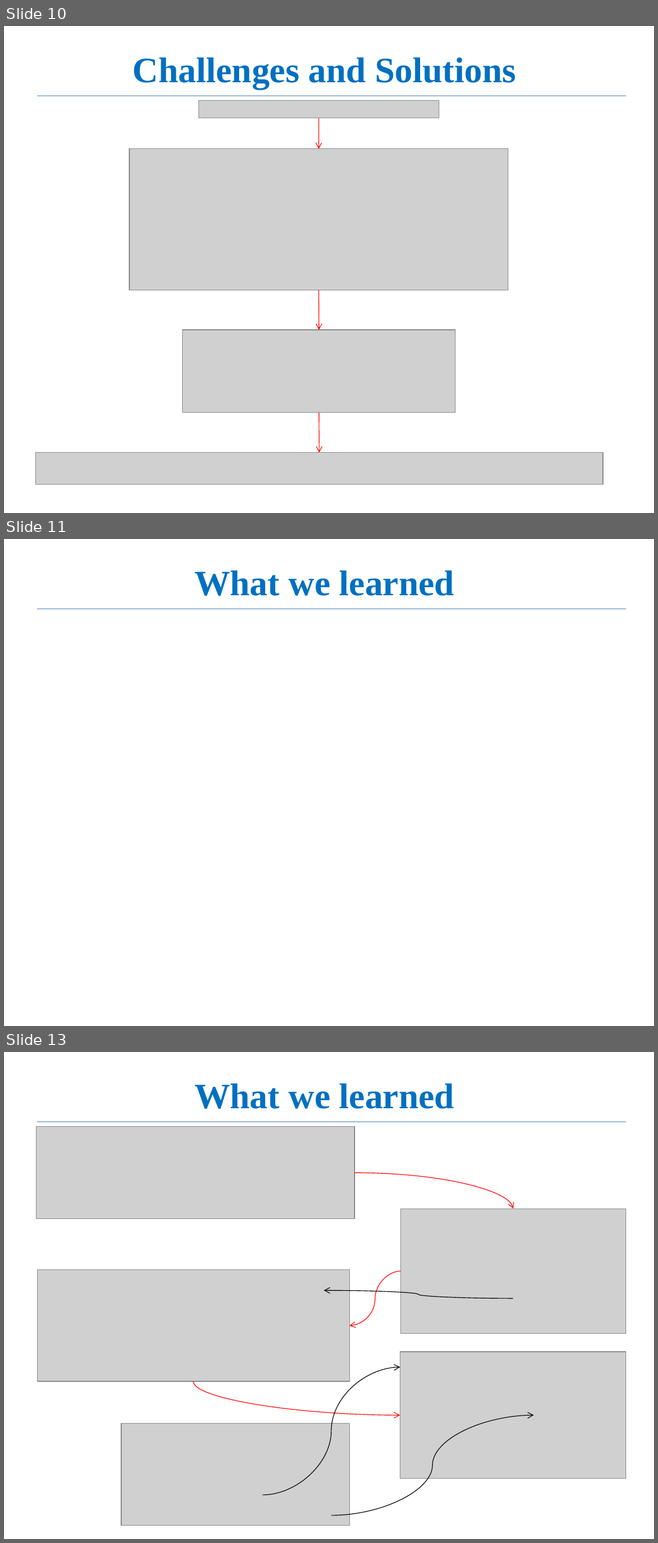
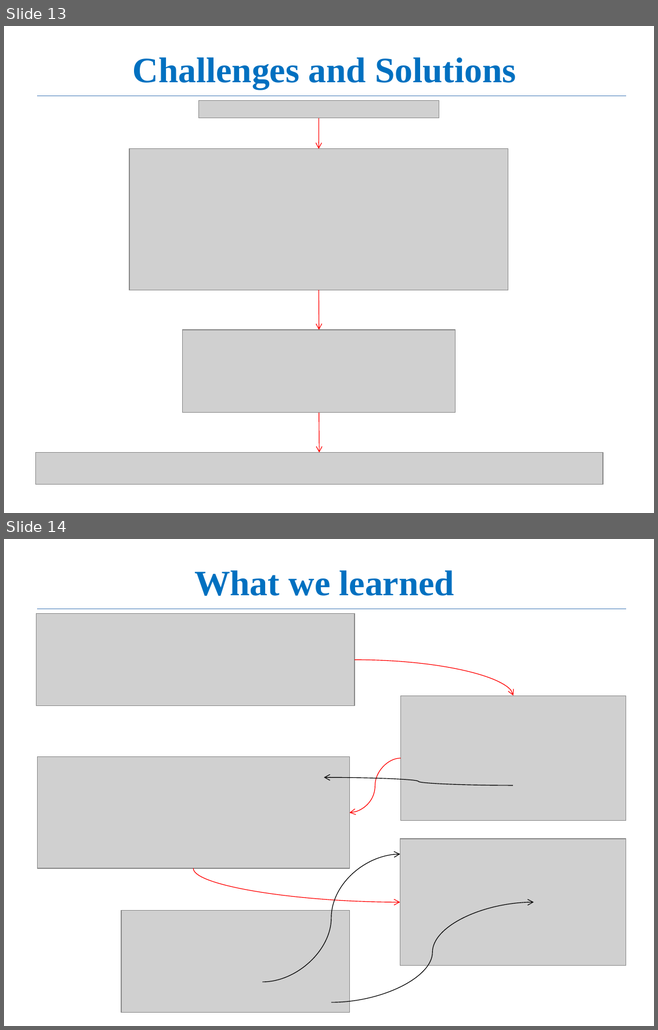
Before and after one commit to yassiejoon/PHPOnlineManagementSystem, a slide deck: documents/php_ofms.pptx. Shown one above the other, each under a label of ours: slides 10, 11 and 13 before the commit, slides 13 and 14 after it; the slides between them are not shown. The pictures are 658x1543 and 658x1030 pixels, drawn with LibreOffice and Linux fonts; fonts in the diff are those of the drawing; grey boxes stand for pictures. Boxes give left, top, right and bottom in pixels: in the first picture for what was removed or moved away, otherwise in the second. Text is boxed around its words. In the diff, an @@ line names an element or a change of style, - is before the commit and + after.

```diff
--- a/documents/php_ofms.pptx
+++ b/documents/php_ofms.pptx
@@ slide 11 removed at [4,539,654,1026], background #FFFFFF @@
@@ title removed at [194,570,454,596] @@
-What we learned
@@ line removed from (37, 609) to (626, 609) @@
@@ what was slide 10 is now slide 13 @@
@@ what was slide 13 is now slide 14 @@
```
Also in this commit, not shown: 3 slides changed, 4 slides added, 2 other slides removed, 44 other files.
